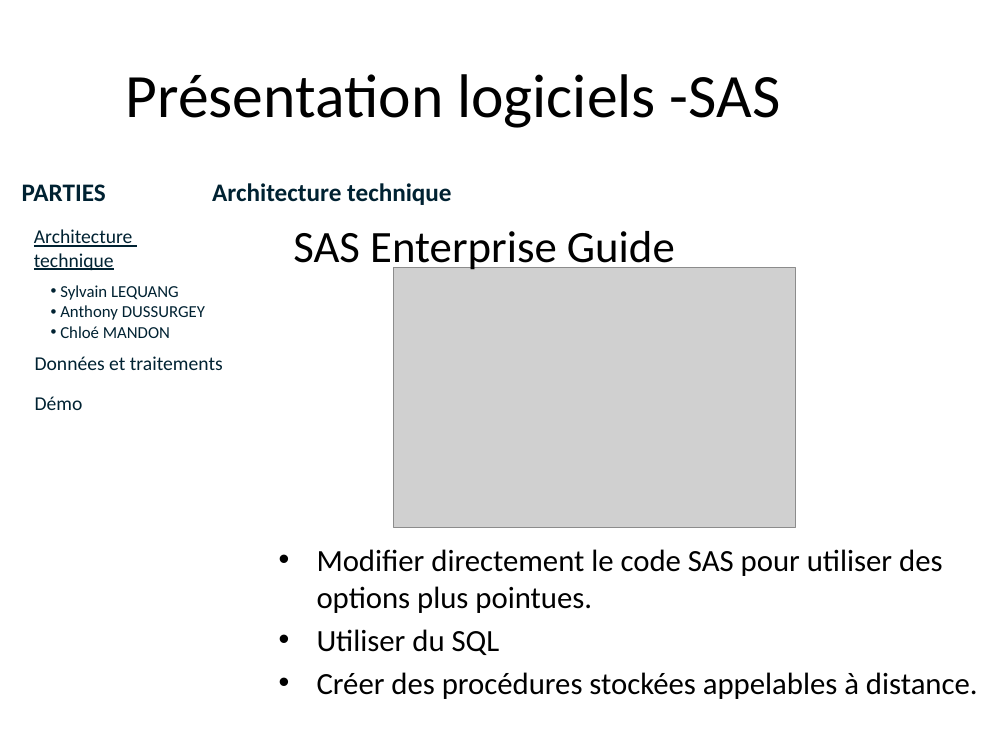
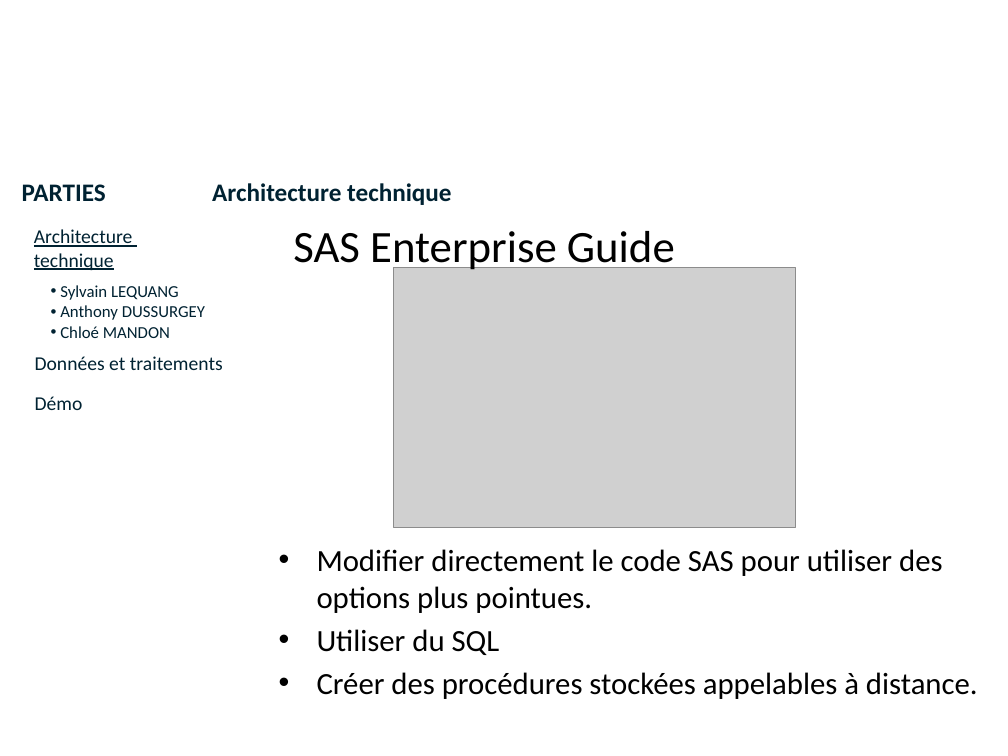
Before and after one commit to lobtec/dartiesgroupe2, a slide deck: slide 10 of PROJET/Soutenance Finale/slides_Architecture_Restitution.pptx. Drawn at 1008x756 pixels with LibreOffice and Linux fonts; fonts in the diff are those of the drawing; grey boxes stand for pictures; background and template pictures are left out. Boxes give left, top, right and bottom in pixels: in the first picture for what was removed or moved away, otherwise in the second. Text is boxed around its words. In the diff, an @@ line names an element or a change of style, - is before the commit and + after.

```diff
--- a/PROJET/Soutenance Finale/slides_Architecture_Restitution.pptx
+++ b/PROJET/Soutenance Finale/slides_Architecture_Restitution.pptx
@@ title removed at (126, 74, 781, 128) @@
-Présentation logiciels -SAS
```
Also in this commit, not shown: 7 other slides changed.
